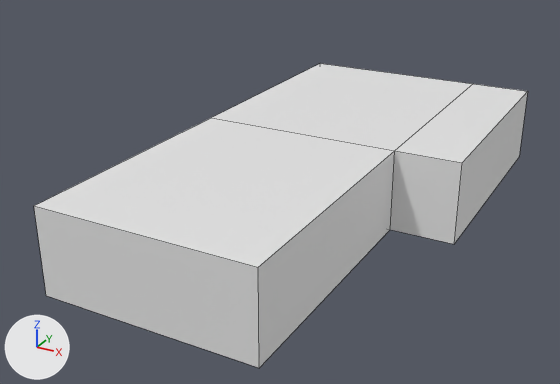
The FBX model UncannyTesting/Assets/Objects/Environment/building_club.fbx as it was, and as the next commit left it.
One viewpoint serves both versions: a 50 mm camera at (10.4, -35.1, 22.2) aimed at (-11.6, 5.0, 2.1). Lighting does not change. The marker at lower left points along +X, +Y and +Z. Mesh edges are drawn as thin lines.

In view in the first picture: 'building_club'.
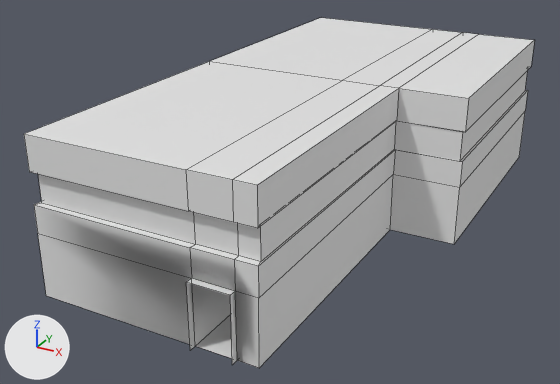
Diff of the bpy script that builds the scene:
```diff
--- a/UncannyTesting/Assets/Objects/Environment/building_club.fbx.py
+++ b/UncannyTesting/Assets/Objects/Environment/building_club.fbx.py
@@ me_cube_040 @@
 # used by ob_building_club; location = (-8.92, 9.68, 2.69)
-me_cube_040.from_pydata(...)  # 16 vertices, 14 faces; spans x -9.5..8.2, y -18.9..14.8, z -2.7..2.7
+me_cube_040.from_pydata(...)  # 96 vertices, 92 faces; spans x -9.5..8.2, y -19.3..14.8, z -2.7..6.6
+# me_cube_040 part 1
+# 5 vertices are removed from x -9.5..4.0, y -18.9..14.8, z 2.7
+# 13 faces are deleted
+# 3 vertices in x 4.0..8.2, y -2.2..14.8, z 2.7 move by (0.0, 0.0, 3.9)
+# 30 vertices are added at x -9.5..8.0, y -19.3..14.8, z -2.7..6.6
+# 8 new vertices lie (0.0, 0.0, 3.8) away from vertices in x -9.5..8.2, y -18.9..14.8, z -2.7
+# 8 new vertices lie (0.0, 0.0, 1.7) away from vertices in x -9.5..8.2, y -18.9..14.8, z 1.1
+# 8 new vertices lie (-1.2, 0.0, 0.0) away from vertices in x 4.0, y -18.9..14.8, z -2.7..2.8
+# 8 new vertices lie (-2.5, 0.0, 0.0) away from vertices in x 2.8, y -18.9..14.8, z -2.7..6.6
+# 6 new vertices lie (0.0, 0.0, -2.0) away from vertices in x 0.3..8.2, y -18.9..14.8, z 2.7..6.6
+# 5 new vertices lie (0.0, 0.0, -2.0) away from vertices in x -9.5..4.0, y -2.2..14.8, z 6.6
+# 12 new vertices lie (0.0, 0.0, 1.8) away from vertices in x -9.3..8.0, y -18.5..14.5, z 2.8
+# 91 new faces join them
```

What differs and where, as boxes [x1, y1, x2, y2] in the pictures (560 x 384 px):
'building_club', reshaped (15% taller): before [34, 64, 528, 368]; after [24, 18, 534, 368]
